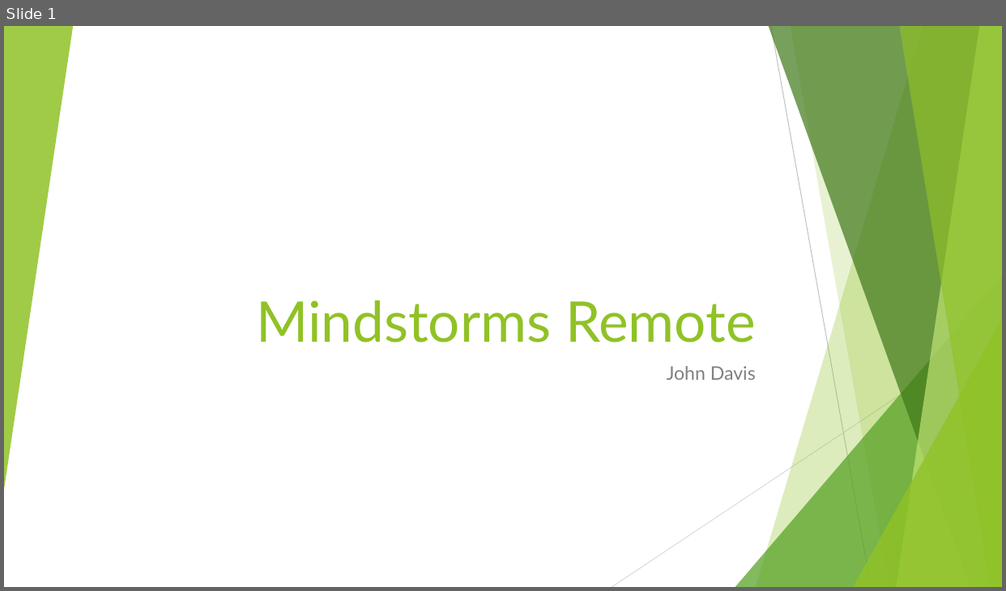
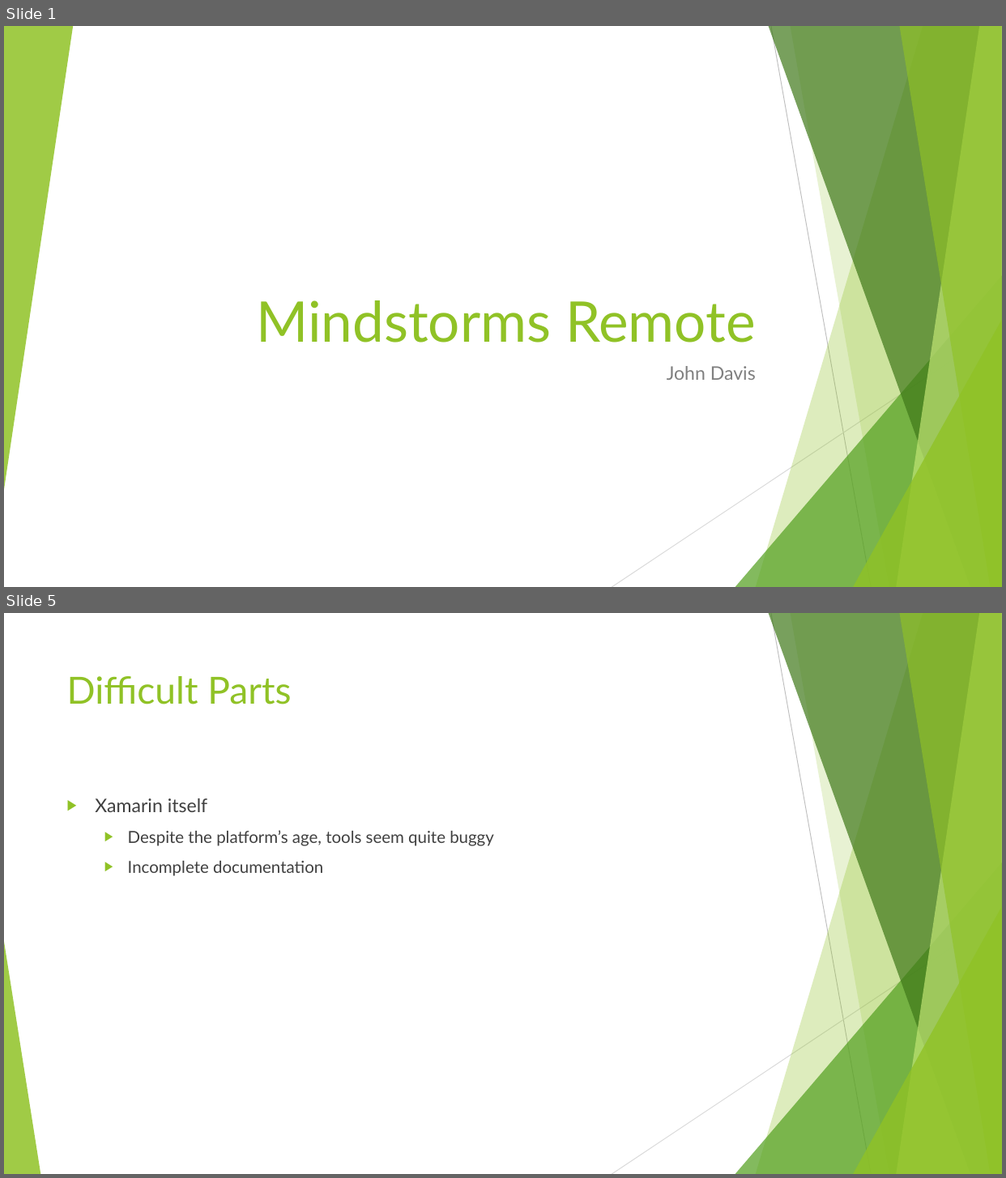
Before and after one commit to Goldfish64/MindstormsRemote, a slide deck: CSC353 presentation.pptx. Shown one above the other, each under a label of ours: slide 1 before the commit, slides 1 and 5 after it; the slides between them are not shown. The pictures are 1006x591 and 1006x1178 pixels, drawn with LibreOffice and Linux fonts; fonts in the diff are those of the drawing. Boxes give left, top, right and bottom in pixels: in the first picture for what was removed or moved away, otherwise in the second. Text is boxed around its words. In the diff, an @@ line names an element or a change of style, - is before the commit and + after.

```diff
--- a/CSC353 presentation.pptx
+++ b/CSC353 presentation.pptx
@@ slide 5 added at box(4, 613, 1002, 1174), background #FFFFFF; not listed: 9 template elements that a slide beside it also shows @@
@@ title added at box(67, 676, 291, 705), 36 pt, text #90C226 @@
+Difficult Parts
@@ text added at box(95, 798, 494, 876), 16 pt, text #404040 @@
+▶ Xamarin itself
+  ▶ Despite the platform’s age, tools seem quite buggy
+  ▶ Incomplete documentation
@@ triangle added at box(4, 942, 40, 1174), fill #90C226 at 85% opacity @@
```
Also in this commit, not shown: 7 other slides added, 13 other files.
